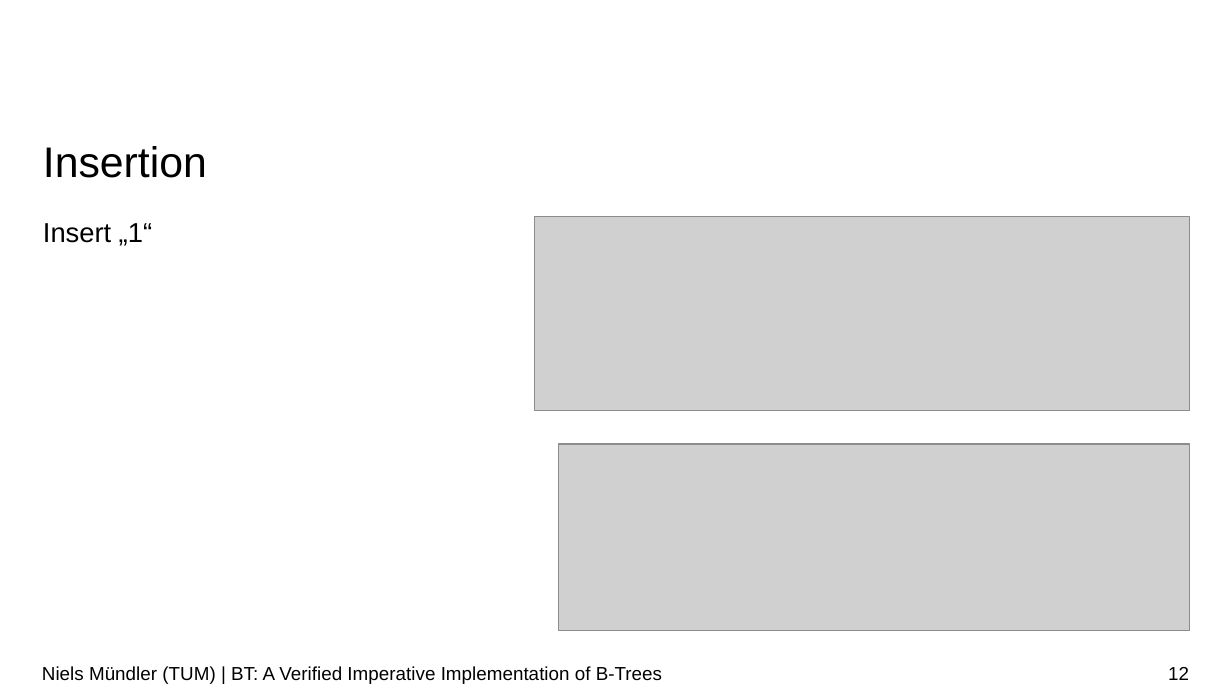
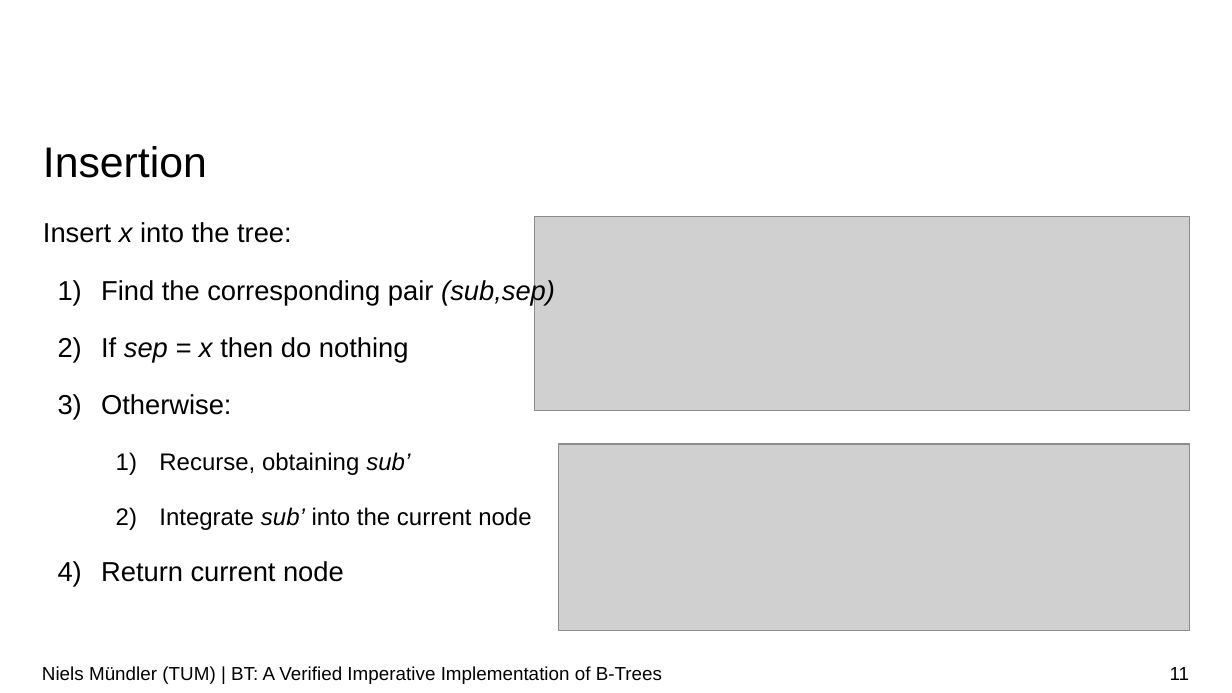
Before and after one commit to nielstron/btrees-thesis, a slide deck: slide 11 of colloqium.odp (slide 12 before the commit). Drawn at 1232x693 pixels with LibreOffice and Linux fonts; fonts in the diff are those of the drawing; grey boxes stand for pictures; background and template pictures are left out. Boxes give left, top, right and bottom in pixels: in the first picture for what was removed or moved away, otherwise in the second. Text is boxed around its words. In the diff, an @@ line names an element or a change of style, - is before the commit and + after.

```diff
--- a/colloqium.odp
+++ b/colloqium.odp
@@ text at [43, 222, 555, 582]: text changed @@
-Insert „1“
+Insert x into the tree:
+1) Find the corresponding pair (sub,sep)
+2) If sep = x then do nothing
+3) Otherwise:
+  1) Recurse, obtaining sub’
+  2) Integrate sub’ into the current node
+4) Return current node
@@ page number at [1170, 667, 1190, 680]: text changed @@
-12
+11
```
Also in this commit, not shown: 20 other slides changed, 5 slides added, 1 slide removed.
